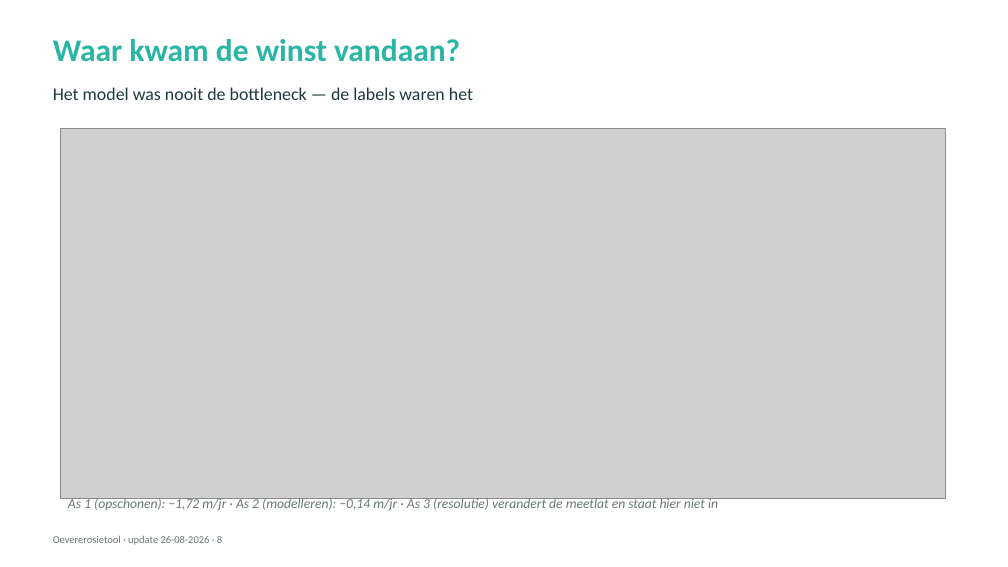
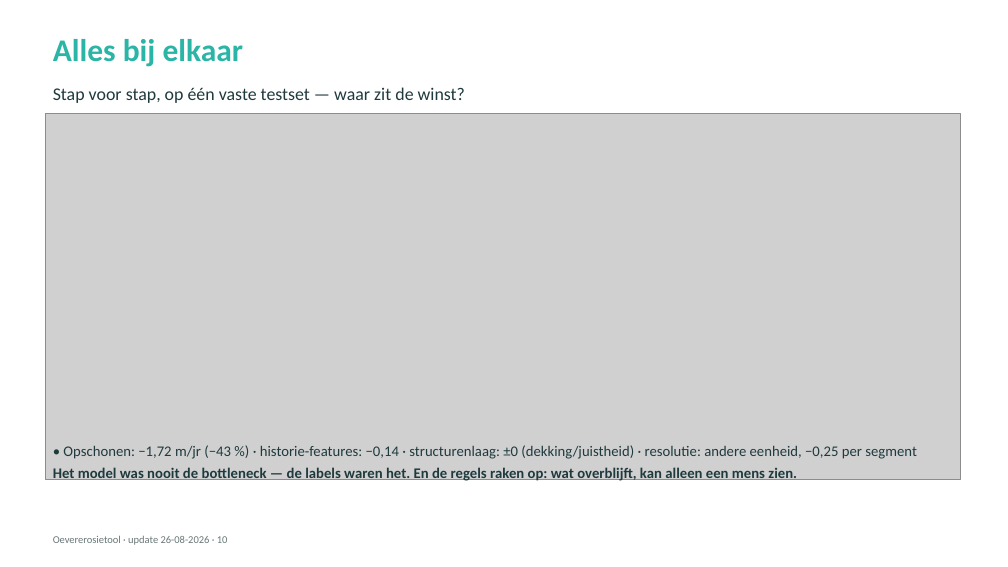
Before and after one commit to HAL24K/wocu-oevererosie, a slide deck: slide 10 of docs/presentations/20260826_update.pptx (slide 8 before the commit). Drawn at 1008x567 pixels with LibreOffice and Linux fonts; fonts in the diff are those of the drawing; grey boxes stand for pictures. Boxes give left, top, right and bottom in pixels: in the first picture for what was removed or moved away, otherwise in the second. Text is boxed around its words. In the diff, an @@ line names an element or a change of style, - is before the commit and + after.

```diff
--- a/docs/presentations/20260826_update.pptx
+++ b/docs/presentations/20260826_update.pptx
@@ text at <box>53,39,244,67</box>: text changed @@
-Waar kwam de winst vandaan?
+Alles bij elkaar
@@ text at <box>53,87,465,103</box>: text changed @@
-Het model was nooit de bottleneck — de labels waren het
+Stap voor stap, op één vaste testset — waar zit de winst?
@@ picture: place and size @@
-picture at <box>60,129,945,498</box>
+picture at <box>45,113,960,479</box>
@@ text at <box>53,445,917,483</box>: text changed; size 13 to 14 pt; text colour #6B7778 to #1F3A3D; italic off @@
-As 1 (opschonen): −1,72 m/jr · As 2 (modelleren): −0,14 m/jr · As 3 (resolutie) verandert de meetlat en staat hier niet in
+• Opschonen: −1,72 m/jr (−43 %) · historie-features: −0,14 · structurenlaag: ±0 (dekking/juistheid) · resolutie: andere eenheid, −0,25 per segment
+Het model was nooit de bottleneck — de labels waren het. En de regels raken op: wat overblijft, kan alleen een mens zien.
@@ text at <box>53,536,228,545</box>: text changed @@
-Oevererosietool · update 26-08-2026 · 8
+Oevererosietool · update 26-08-2026 · 10
```
Also in this commit, not shown: 7 other slides changed, 4 slides added, 4 slides removed, 17 other files.
